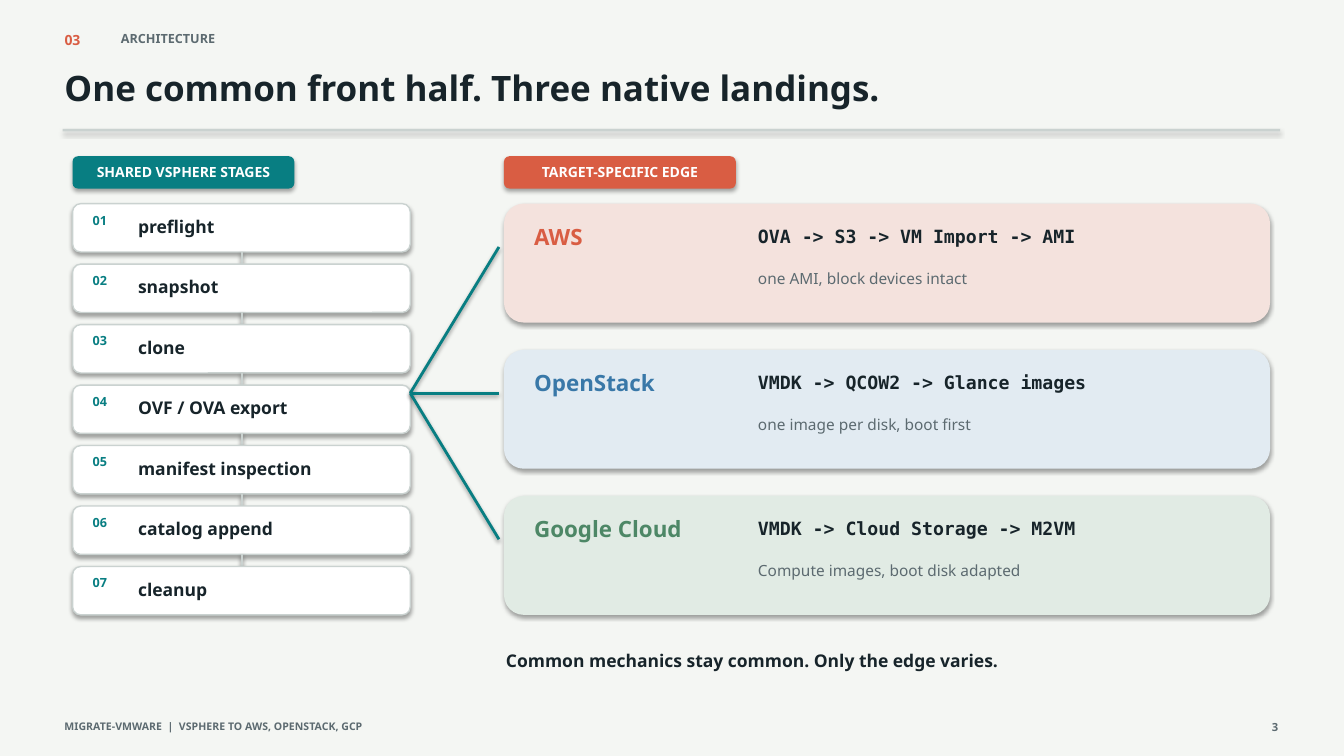
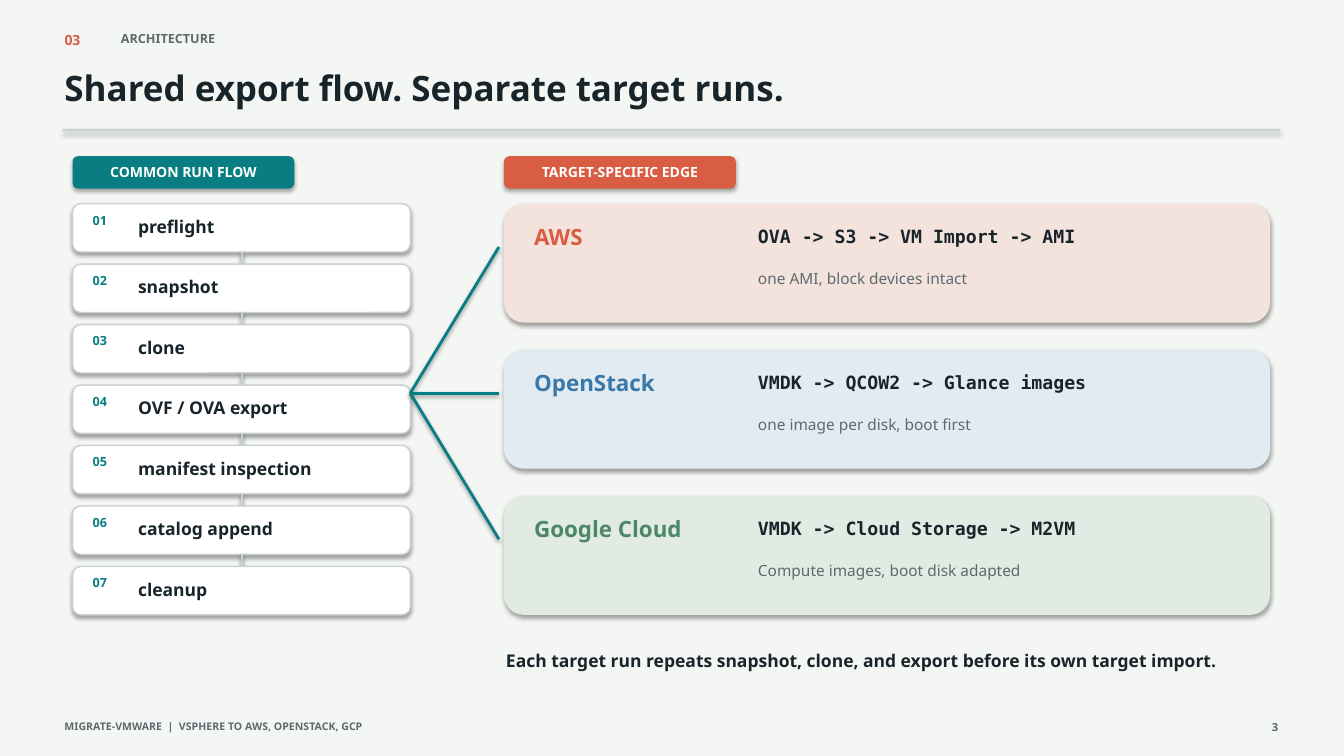
Before and after one commit to jjbailey/migrate-vmware, a slide deck: slide 3 of doc/migrate_vmware_presentation.pptx. Drawn at 1344x756 pixels with LibreOffice and Linux fonts; fonts in the diff are those of the drawing. Boxes give left, top, right and bottom in pixels: in the first picture for what was removed or moved away, otherwise in the second. Text is boxed around its words. In the diff, an @@ line names an element or a change of style, - is before the commit and + after.

```diff
--- a/doc/migrate_vmware_presentation.pptx
+++ b/doc/migrate_vmware_presentation.pptx
@@ text at bbox=[64, 74, 784, 110]: text changed @@
-One common front half. Three native landings.
+Shared export flow. Separate target runs.
@@ text at bbox=[110, 167, 257, 177]: text changed @@
-SHARED VSPHERE STAGES
+COMMON RUN FLOW
@@ text at bbox=[506, 653, 1216, 672]: text changed @@
-Common mechanics stay common. Only the edge varies.
+Each target run repeats snapshot, clone, and export before its own target import.
```
Also in this commit, not shown: 6 other slides changed, 1 other file.
